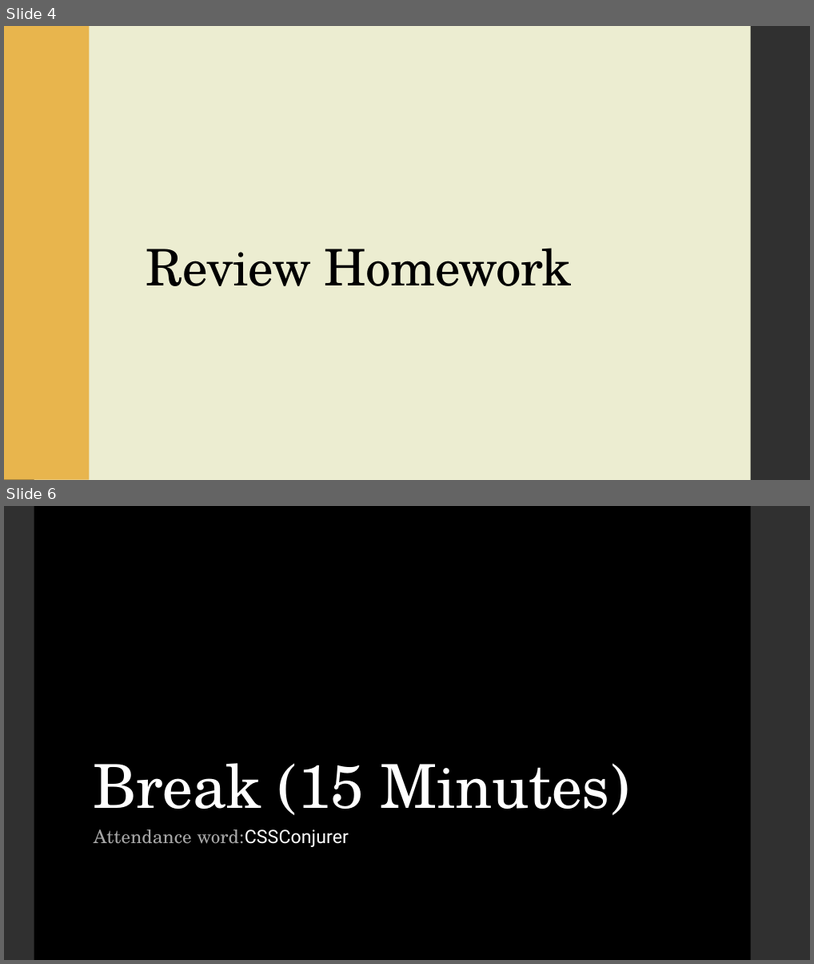
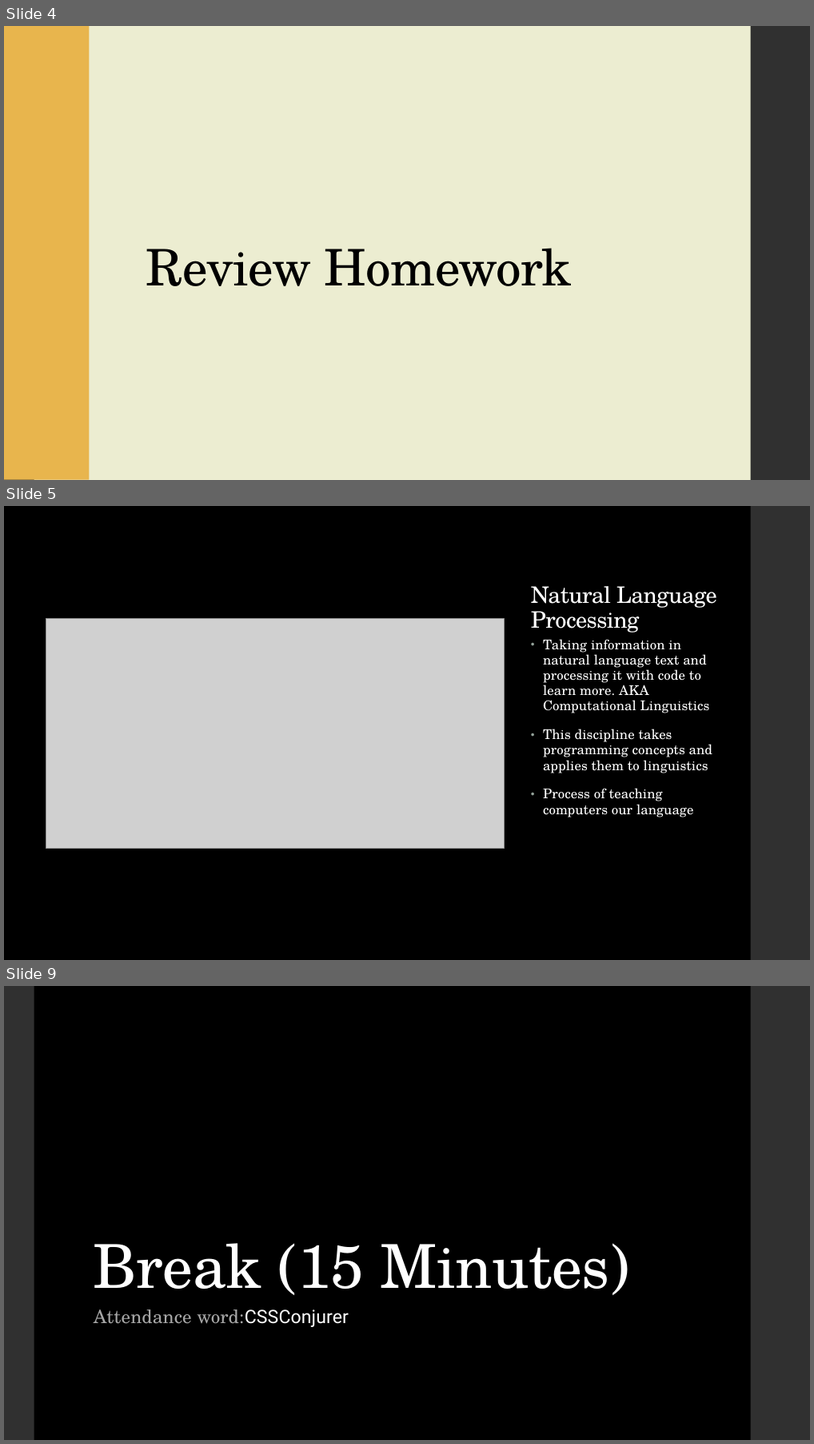
Before and after one commit to LaunchCoderGirlSTL/Data-Science-Assignments, a slide deck: course_material/week_20/week_20_presentation.pptx. Shown one above the other, each under a label of ours: slides 4 and 6 before the commit, slides 4, 5 and 9 after it; the slides between them are not shown. The pictures are 814x964 and 814x1444 pixels, drawn with LibreOffice and Linux fonts; fonts in the diff are those of the drawing; grey boxes stand for pictures. Boxes give left, top, right and bottom in pixels: in the first picture for what was removed or moved away, otherwise in the second. Text is boxed around its words. In the diff, an @@ line names an element or a change of style, - is before the commit and + after.

```diff
--- a/course_material/week_20/week_20_presentation.pptx
+++ b/course_material/week_20/week_20_presentation.pptx
@@ slide 5 added at bbox=[4, 506, 810, 960], background #000000; not listed: 1 template element that a slide beside it also shows @@
@@ title added at bbox=[531, 586, 718, 632], 27 pt, text #FFFFFF @@
+Natural Language Processing
@@ picture added at bbox=[46, 619, 504, 848] @@
@@ text added at bbox=[543, 639, 713, 817], 16 pt, text #FFFFFF @@
+• Taking information in natural language text and processing it with code to learn more. AKA Computational Linguistics
+• This discipline takes programming concepts and applies them to linguistics
+• Process of teaching computers our language
@@ what was slide 6 is now slide 9 @@
```
Also in this commit, not shown: 3 slides changed, 2 other slides added, 2 other files.
